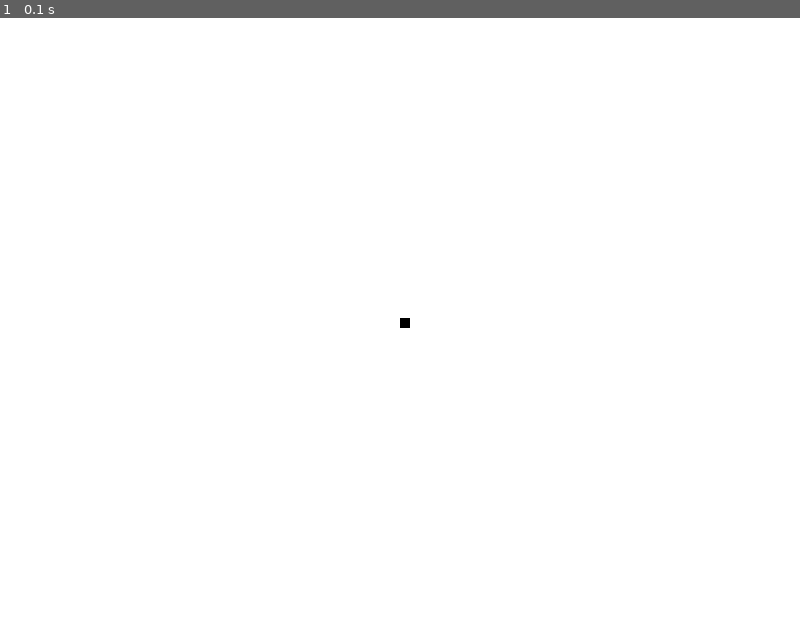
Above: before the commit, frame 1.
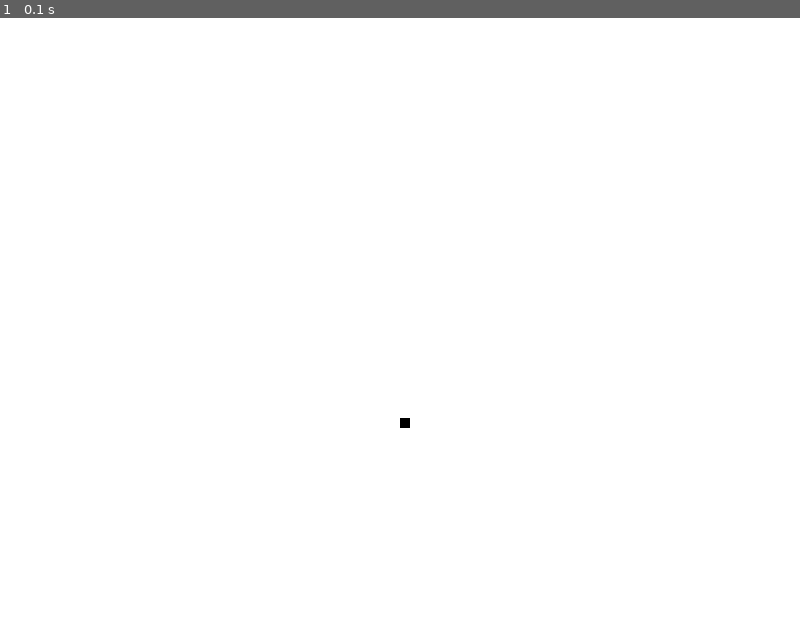
Above: after the commit, the same moment.

Repository: teenageknight/Python-Beginner-Projects
Game: pygame game, started from Snake Game/test.py
Two runs of this game, one before a commit and one after it. Both use one fixed random seed, a clock stepped at 60 frames per second and the inputs below.
Inputs:
- Up to frame 1 (0.1 s): no input

The runs differ from the first frame. In frame 1, less than 0.1% of the frame differs, in the area x 50-52%, y 50-69%.

Commit message:
added a main menu

Diff:
--- a/Snake Game/main.py
+++ b/Snake Game/main.py
@@ -32,12 +32,66 @@
 display_width = 800
 display_height = 600
 
+# Initilazation
 pygame.init()
+pygame.font.init()
 
 # Initalizes the display settings. The first is the size and the second is the title.
 gameDisplay = pygame.display.set_mode((display_width,display_height))
 pygame.display.set_caption('Snake Game')
 pygame.display.update()
+
+def drawMenu():
+    # Play new game button
+    user_pick = False
+
+    startButton = pygame.draw.rect(gameDisplay, green, [250,100,300,100])
+    quitButton = pygame.draw.rect(gameDisplay, green, [250,350,300,100])
+
+    font = pygame.font.SysFont('comicsansms', 32)
+    textStart = pygame.font.Font.render(font,'Start', 1, white)
+    textQuit = pygame.font.Font.render(font,'Quit', 1, white)
+    print(textStart,textQuit)
+    pygame.Surface.blit(gameDisplay, textStart, (400 - textStart.get_width() // 2, 150 - textStart.get_height() // 2))
+    pygame.Surface.blit(gameDisplay, textQuit, (400 - textQuit.get_width() // 2, 400 - textQuit.get_height() // 2))
+    pygame.display.update()
+
+    while not user_pick:
+        for event in pygame.event.get():
+            if event.type == pygame.QUIT:
+                gameExit=True
+            if event.type == pygame.MOUSEMOTION:
+                mouse_position = pygame.mouse.get_pos()
+                if pygame.Rect.collidepoint(startButton, mouse_position):
+                    startButton = pygame.draw.rect(gameDisplay, blue, [250,100,300,100])
+                    pygame.Surface.blit(gameDisplay, textStart, (400 - textStart.get_width() // 2, 150 - textStart.get_height() // 2))
+                    pygame.Surface.blit(gameDisplay, textQuit, (400 - textQuit.get_width() // 2, 400 - textQuit.get_height() // 2))
+                    pygame.display.update()
+                elif pygame.Rect.collidepoint(quitButton, mouse_position):
+                    quitButton = pygame.draw.rect(gameDisplay, blue, [250,350,300,100])
+                    pygame.Surface.blit(gameDisplay, textStart, (400 - textStart.get_width() // 2, 150 - textStart.get_height() // 2))
+                    pygame.Surface.blit(gameDisplay, textQuit, (400 - textQuit.get_width() // 2, 400 - textQuit.get_height() // 2))
+                    pygame.display.update()
+                else:
+                    startButton = pygame.draw.rect(gameDisplay, green, [250,100,300,100])
+                    quitButton = pygame.draw.rect(gameDisplay, green, [250,350,300,100])
+                    pygame.Surface.blit(gameDisplay, textStart, (400 - textStart.get_width() // 2, 150 - textStart.get_height() // 2))
+                    pygame.Surface.blit(gameDisplay, textQuit, (400 - textQuit.get_width() // 2, 400 - textQuit.get_height() // 2))
+                    pygame.display.update()
+
+            if event.type == pygame.MOUSEBUTTONDOWN:
+                clickPos = pygame.mouse.get_pos()
+                print(clickPos)
+                if pygame.Rect.collidepoint(startButton, clickPos):
+                    print('Game Started')
+                    user_pick = True
+                elif pygame.Rect.collidepoint(quitButton,clickPos):
+                    print('Quit Game')
+                    user_pick = True
+                    pygame.quit()
+                    quit()
+
+
 
 def player_snake(xPos,yPos,numDotsEaten):
     x = xPos
@@ -46,18 +100,27 @@
     playerSpeed = 0 # FIXME: Add in speed in relation to number of dots numDotsEaten
     pygame.draw.rect(gameDisplay,black, [x,y,10,10])
 
-def game_intro(arg):
+def game_intro():
     '''
     Can create later using the pygame.font library for plain typing.
     '''
     pass
 
-def game_loop(arg):
+def game_loop():
     # Globals in the def
     number_dots_eaten = 0
     speed = 10
+    gameExit = False
+    drawMenu()
 
-    gameDisplay.Fill(white)
+    while not gameExit:
+        for event in pygame.event.get():
+            if event.type == pygame.QUIT:
+                gameExit=True
+        gameDisplay.fill(white)
+
+        pygame.display.update()
+
 
 # Main Function Calls
 game_intro()
--- a/Snake Game/test.py
+++ b/Snake Game/test.py
@@ -37,7 +37,7 @@
             gameExit = True
         gameDisplay.fill(white)
         # rect(surface,color, [x location, y location, width, height])
-        pygame.draw.rect(gameDisplay, black, [400,300,10,10])
+        pygame.draw.rect(gameDisplay, black, [400,400,10,10])
         pygame.display.update()
 
 pygame.quit()
